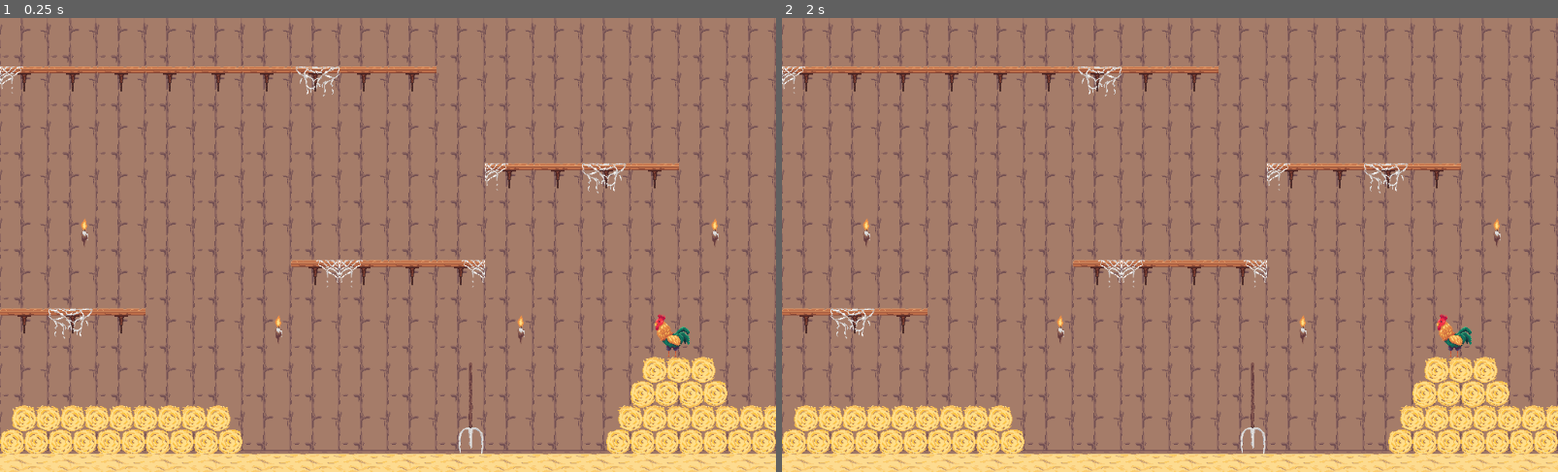
Above: before the commit, frames 1-2 (left to right).
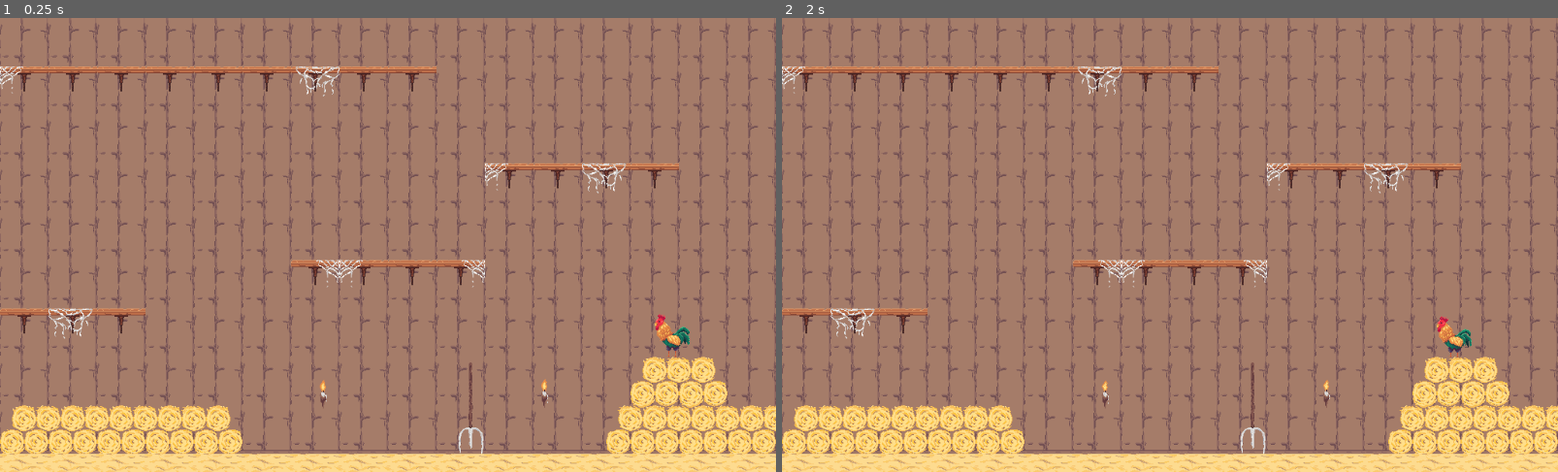
Above: after the commit, the same moments.

Repository: Daverinoe/halcyon-jam
Game: Godot game, scene res://source/scenes/test_tileset/test_tileset.tscn
The game is run twice, just before and just after one commit, with the same random seed, the same clock (stepped at 60 frames per second) and the same inputs. This scene is started directly instead of the project's main scene.
Inputs:
- Up to frame 1 (0.25 s): no input
- Up to frame 2 (2 s): tap Enter at 0.5 s; hold Ctrl 0.53-1.28 s; tap Space at 1.25 s; hold S from 1.28 s (still down); tap Shift at 1.35 s

The runs differ from the first frame. In frame 1, 0.2% of the frame differs, in the area x 10-93%, y 44-86%; in frame 2, 0.3%.

Commit message:
added a bunch of animations

Diff:
--- a/source/scenes/test_tileset/test_tileset.tscn
+++ b/source/scenes/test_tileset/test_tileset.tscn
@@ -1,9 +1,18 @@
-[gd_scene load_steps=9 format=2]
+[gd_scene load_steps=19 format=2]
 
 [ext_resource path="res://assets/sprites/tileset/tileset_barn.png" type="Texture" id=1]
-[ext_resource path="res://assets/sprites/rooster.png" type="Texture" id=2]
+[ext_resource path="res://assets/sprites/rooster/walk/rooster_walk2.png" type="Texture" id=2]
 [ext_resource path="res://assets/sprites/tileset/tileset_beams.png" type="Texture" id=3]
 [ext_resource path="res://assets/sprites/tileset/tileset_background.png" type="Texture" id=4]
+[ext_resource path="res://assets/sprites/rooster/walk/rooster_walk3.png" type="Texture" id=5]
+[ext_resource path="res://assets/sprites/rooster/walk/rooster_walk1.png" type="Texture" id=6]
+[ext_resource path="res://assets/sprites/rooster/walk/rooster_walk4.png" type="Texture" id=7]
+[ext_resource path="res://assets/sprites/rooster/idle/rooster_idle1.png" type="Texture" id=8]
+[ext_resource path="res://assets/sprites/rooster/idle/rooster_idle2.png" type="Texture" id=9]
+[ext_resource path="res://assets/sprites/rooster/jump/rooster_jump3.png" type="Texture" id=10]
+[ext_resource path="res://assets/sprites/rooster/jump/rooster_jump2.png" type="Texture" id=11]
+[ext_resource path="res://assets/sprites/rooster/jump/rooster_jump1.png" type="Texture" id=12]
+[ext_resource path="res://source/scenes/test_tileset/torch.tscn" type="PackedScene" id=13]
 
 [sub_resource type="TileSet" id=2]
 0/name = "tileset_background.png 0"
@@ -167,6 +176,24 @@
 3/shapes = [  ]
 3/z_index = 0
 
+[sub_resource type="SpriteFrames" id=5]
+animations = [ {
+"frames": [ ExtResource( 8 ), ExtResource( 9 ) ],
+"loop": true,
+"name": "idle",
+"speed": 5.0
+}, {
+"frames": [ ExtResource( 12 ), ExtResource( 11 ), ExtResource( 10 ) ],
+"loop": true,
+"name": "jump",
+"speed": 5.0
+}, {
+"frames": [ ExtResource( 6 ), ExtResource( 2 ), ExtResource( 5 ), ExtResource( 7 ) ],
+"loop": true,
+"name": "walk",
+"speed": 5.0
+} ]
+
 [node name="Node2D" type="Node2D"]
 
 [node name="Background" type="TileMap" parent="."]
@@ -187,8 +214,20 @@
 [node name="Stuff" type="TileMap" parent="."]
 tile_set = SubResource( 4 )
 format = 1
-tile_data = PoolIntArray( 65536, 536870914, 0, 65542, 3, 0, 196618, 536870914, 0, 196620, 536870915, 0, 262145, 0, 0, 262158, 0, 0, 327686, 2, 0, 327687, 536870914, 0, 327689, 2, 0, 393217, 536870915, 0, 393221, 0, 0, 393226, 0, 0, 458761, 1, 0 )
-
-[node name="Rooster" type="Sprite" parent="."]
+tile_data = PoolIntArray( 65536, 536870914, 0, 65542, 3, 0, 196618, 536870914, 0, 196620, 536870915, 0, 327686, 2, 0, 327687, 536870914, 0, 327689, 2, 0, 393217, 536870915, 0, 458761, 1, 0 )
+
+[node name="Torch" parent="Stuff" instance=ExtResource( 13 )]
+position = Vector2( 411, 501 )
+frame = 3
+
+[node name="Torch2" parent="Stuff" instance=ExtResource( 13 )]
+position = Vector2( 703, 500 )
+frame = 1
+
+[node name="Rooster" type="AnimatedSprite" parent="."]
 position = Vector2( 887, 416 )
-texture = ExtResource( 2 )
+frames = SubResource( 5 )
+animation = "idle"
+frame = 1
+speed_scale = 1.5
+playing = true
--- /dev/null
+++ b/source/scenes/test_tileset/torch.tscn
@@ -0,0 +1,21 @@
+[gd_scene load_steps=6 format=2]
+
+[ext_resource path="res://assets/sprites/torch/torch3.png" type="Texture" id=1]
+[ext_resource path="res://assets/sprites/torch/torch1.png" type="Texture" id=2]
+[ext_resource path="res://assets/sprites/torch/torch4.png" type="Texture" id=3]
+[ext_resource path="res://assets/sprites/torch/torch2.png" type="Texture" id=4]
+
+[sub_resource type="SpriteFrames" id=6]
+animations = [ {
+"frames": [ ExtResource( 2 ), ExtResource( 4 ), ExtResource( 1 ), ExtResource( 3 ) ],
+"loop": true,
+"name": "default",
+"speed": 5.0
+} ]
+
+[node name="Torch" type="AnimatedSprite"]
+position = Vector2( 803, 430 )
+frames = SubResource( 6 )
+frame = 2
+speed_scale = 1.5
+playing = true
Binary file added: assets/sprites/rooster/idle/rooster_idle1.png
Not shown, added: assets/sprites/rooster/idle/rooster_idle1.png.import
Binary file added: assets/sprites/rooster/idle/rooster_idle2.png
Not shown, added: assets/sprites/rooster/idle/rooster_idle2.png.import
Binary file added: assets/sprites/rooster/jump/rooster_jump1.png
Not shown, added: assets/sprites/rooster/jump/rooster_jump1.png.import
Binary file added: assets/sprites/rooster/jump/rooster_jump2.png
Not shown, added: assets/sprites/rooster/jump/rooster_jump2.png.import
Binary file added: assets/sprites/rooster/jump/rooster_jump3.png
Not shown, added: assets/sprites/rooster/jump/rooster_jump3.png.import
Binary file added: assets/sprites/rooster/walk/rooster_walk1.png
Not shown, added: assets/sprites/rooster/walk/rooster_walk1.png.import
(and 14 more such lines)
